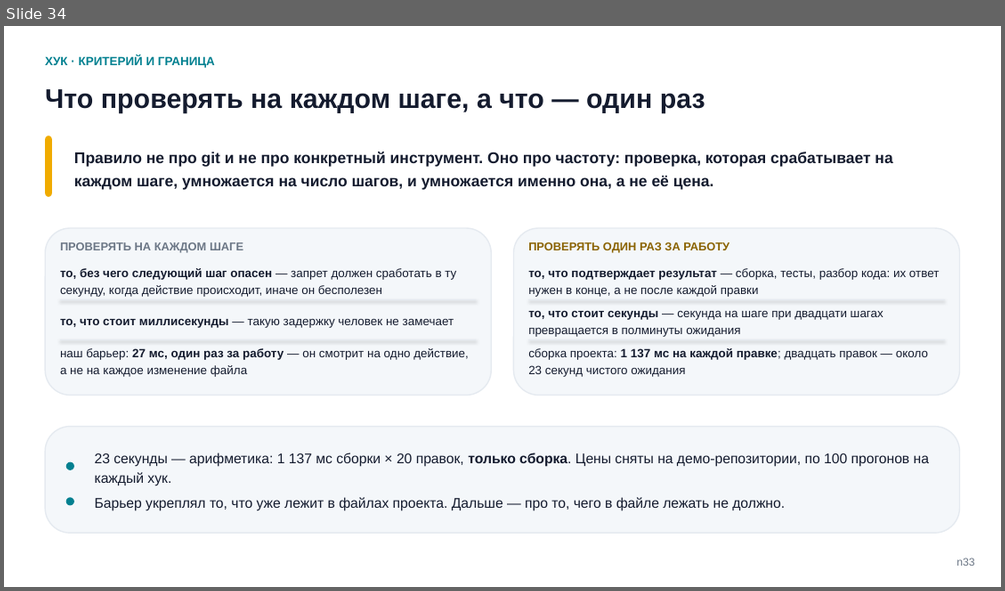
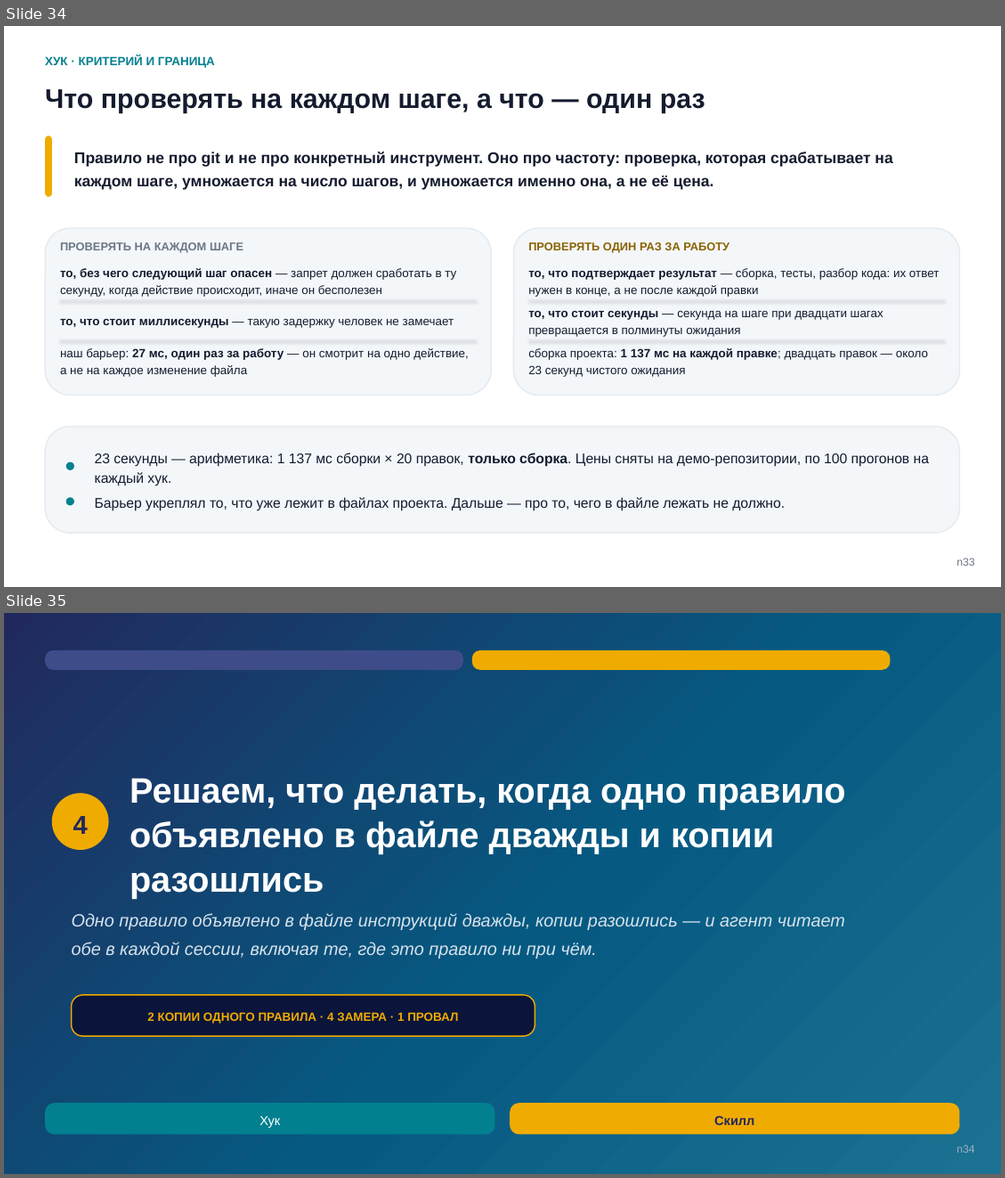
Before and after one commit to tellina-study/AI-usage-lessons, a slide deck: library/seminars/sem-05/rendered/sem-05.pptx. Shown one above the other, each under a label of ours: slide 34 before the commit, slides 34 and 35 after it. The pictures are 1005x591 and 1005x1178 pixels, drawn with LibreOffice and Linux fonts; fonts in the diff are those of the drawing. Boxes give left, top, right and bottom in pixels: in the first picture for what was removed or moved away, otherwise in the second. Text is boxed around its words. In the diff, an @@ line names an element or a change of style, - is before the commit and + after.

```diff
--- a/library/seminars/sem-05/rendered/sem-05.pptx
+++ b/library/seminars/sem-05/rendered/sem-05.pptx
@@ slide 35 added at (x1=4, y1=613, x2=1001, y2=1174), background #FFFFFF @@
@@ rectangle added at (x1=4, y1=613, x2=1001, y2=1174), fill gradient #21295C to #065A82 to #1C7293 @@
@@ rounded rectangle added at (x1=45, y1=650, x2=463, y2=670), fill #3E4C8A @@
@@ rounded rectangle added at (x1=472, y1=650, x2=890, y2=670), fill #F0AB00 @@
@@ ellipse added at (x1=52, y1=793, x2=109, y2=850), fill #F0AB00 @@
@@ text added at (x1=129, y1=778, x2=846, y2=854), 34 pt, text #FFFFFF, bold @@
+Решаем, что делать, когда одно правило объявлено в файле дважды и копии разошлись
@@ text added at (x1=73, y1=816, x2=88, y2=834), 25 pt, text #21295C, bold @@
+4
@@ text added at (x1=72, y1=913, x2=845, y2=958), 17 pt, text #D6E2EC, italic @@
+Одно правило объявлено в файле инструкций дважды, копии разошлись — и агент читает обе в каждой сессии, включая те, где это правило ни при чём.
@@ rounded rectangle added at (x1=72, y1=995, x2=535, y2=1037), fill #0B143A, outline #F0AB00 1.2 pt @@
@@ text added at (x1=147, y1=1012, x2=458, y2=1023), 11.5 pt, text #F0AB00, bold @@
+2 КОПИИ ОДНОГО ПРАВИЛА · 4 ЗАМЕРА · 1 ПРОВАЛ
@@ rounded rectangle added at (x1=45, y1=1103, x2=494, y2=1135), fill #028090 @@
@@ text added at (x1=259, y1=1116, x2=280, y2=1127), 12.5 pt, text #FFFFFF @@
+Хук
@@ rounded rectangle added at (x1=510, y1=1103, x2=959, y2=1135), fill #F0AB00 @@
@@ text added at (x1=714, y1=1116, x2=754, y2=1125), 12.5 pt, text #21295C, bold @@
+Скилл
@@ text added at (x1=956, y1=1144, x2=974, y2=1152), 10.5 pt, text #9FAEC4 @@
+n34
```
Also in this commit, not shown: 5 slides changed, 1 slide removed, 12 other files.
